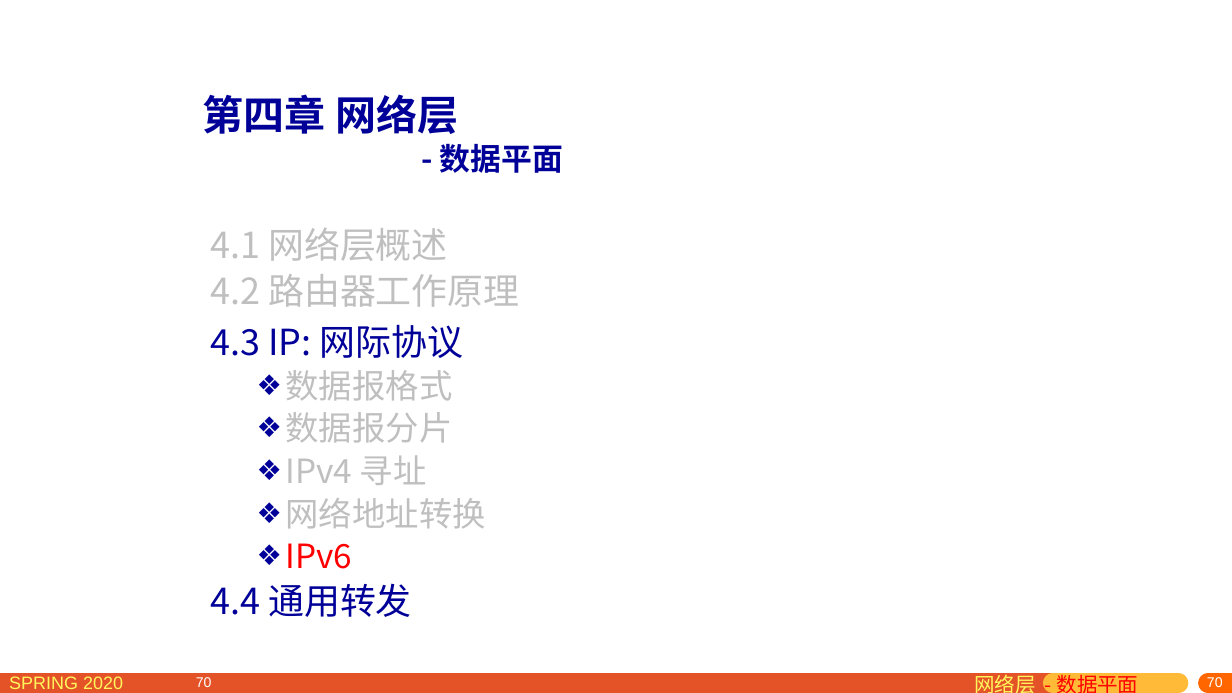
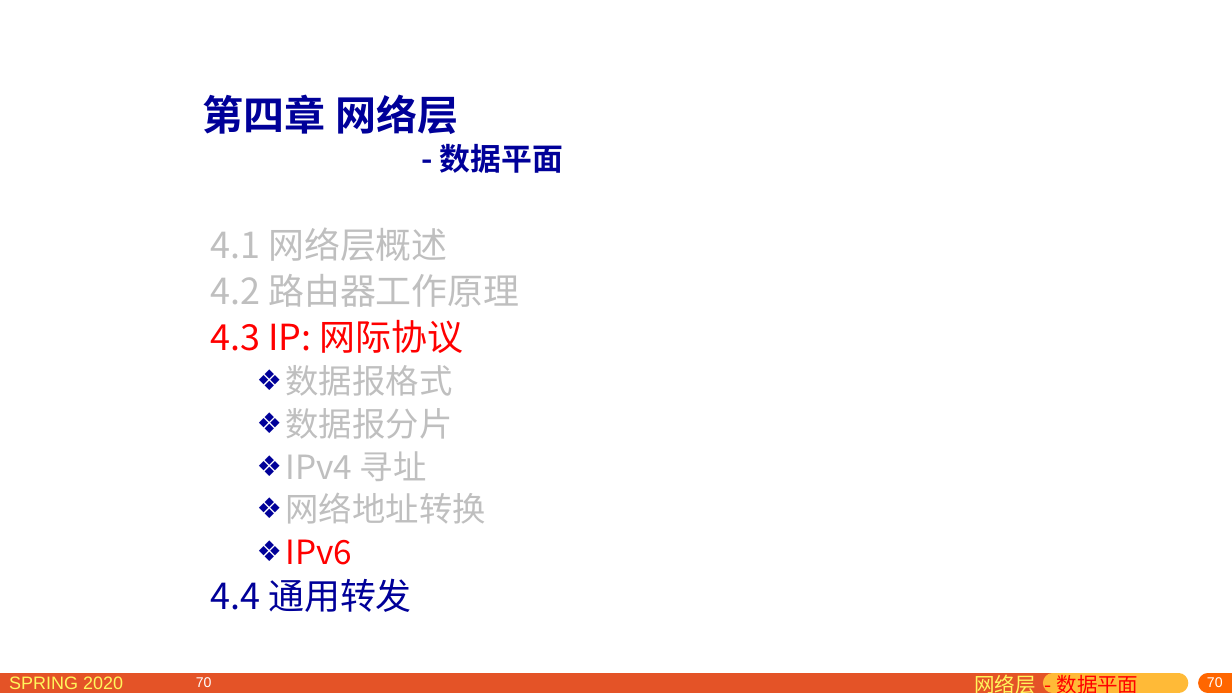
Before and after one commit to network-distributed/presentations, a slide deck: slide 70 of chapter4_cn.pptx. Drawn at 1232x693 pixels with LibreOffice and Linux fonts; fonts in the diff are those of the drawing. Boxes give left, top, right and bottom in pixels: in the first picture for what was removed or moved away, otherwise in the second. Text is boxed around its words. In the diff, an @@ line names an element or a change of style, - is before the commit and + after.

```diff
--- a/chapter4_cn.pptx
+++ b/chapter4_cn.pptx
@@ text at (210,319,464,353): text colour #000099 to #FF0000 in "4.3 IP: 网际协议"; line spacing 1 to 0.9 @@
```
Also in this commit, not shown: 15 other slides changed, 1 other file.
